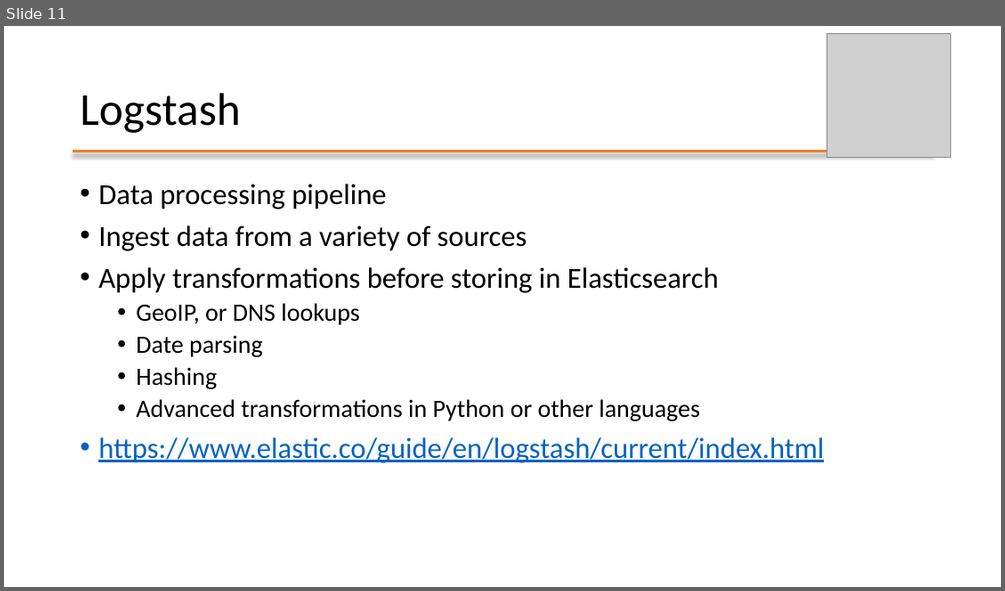
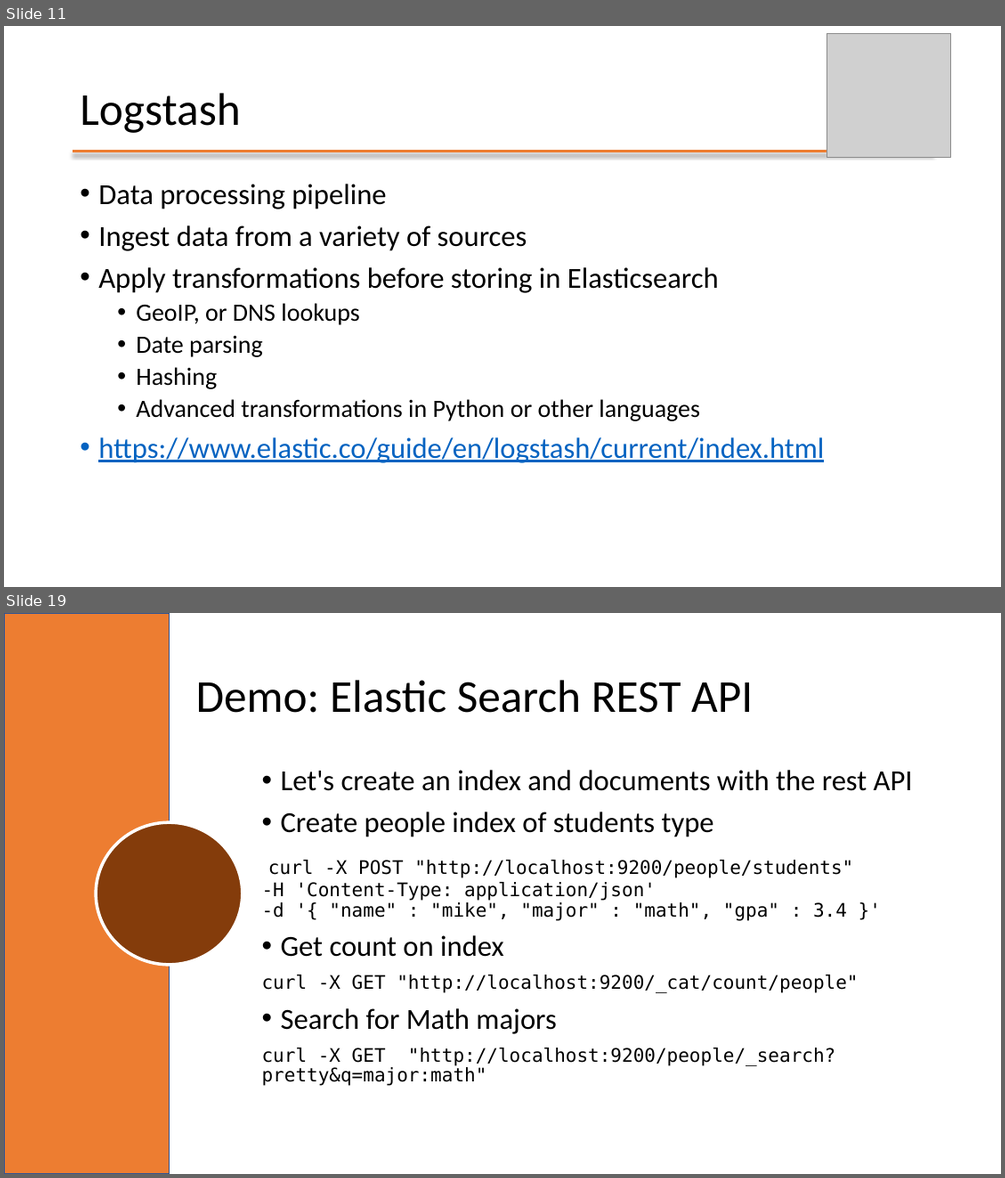
Before and after one commit to mafudge/ist769-old, a slide deck: content/J-Search/J-Search.pptx. Shown one above the other, each under a label of ours: slide 11 before the commit, slides 11 and 19 after it; the slides between them are not shown. The pictures are 1005x591 and 1005x1178 pixels, drawn with LibreOffice and Linux fonts; fonts in the diff are those of the drawing; grey boxes stand for pictures; background and template pictures are left out. Boxes give left, top, right and bottom in pixels: in the first picture for what was removed or moved away, otherwise in the second. Text is boxed around its words. In the diff, an @@ line names an element or a change of style, - is before the commit and + after.

Commit message:
completed Search ppt

```diff
--- a/content/J-Search/J-Search.pptx
+++ b/content/J-Search/J-Search.pptx
@@ slide 19 added at <box>4,613,1001,1174</box>, background #FFFFFF @@
@@ rectangle added at <box>4,613,170,1174</box>, fill #ED7D31, outline #325491 1 pt @@
@@ title added at <box>196,680,752,713</box>, 44 pt, text #000000 @@
+Demo: Elastic Search REST API
@@ text added at <box>262,770,913,1086</box>, 18 pt, text #000000 @@
+• Let's create an index and documents with the rest API
+• Create people index of students type
+curl -X POST "http://localhost:9200/people/students"
+-H 'Content-Type: application/json'
+-d '{ "name" : "mike", "major" : "math", "gpa" : 3.4 }'
+• Get count on index
+curl -X GET "http://localhost:9200/_cat/count/people"
+• Search for Math majors
+curl -X GET "http://localhost:9200/people/_search?pretty&q=major:math"
@@ ellipse added at <box>96,822,243,965</box>, fill #843C0B, outline #FFFFFF 3 pt @@
```
Also in this commit, not shown: 5 slides changed, 16 other slides added, 42 slides removed, 3 other files.
